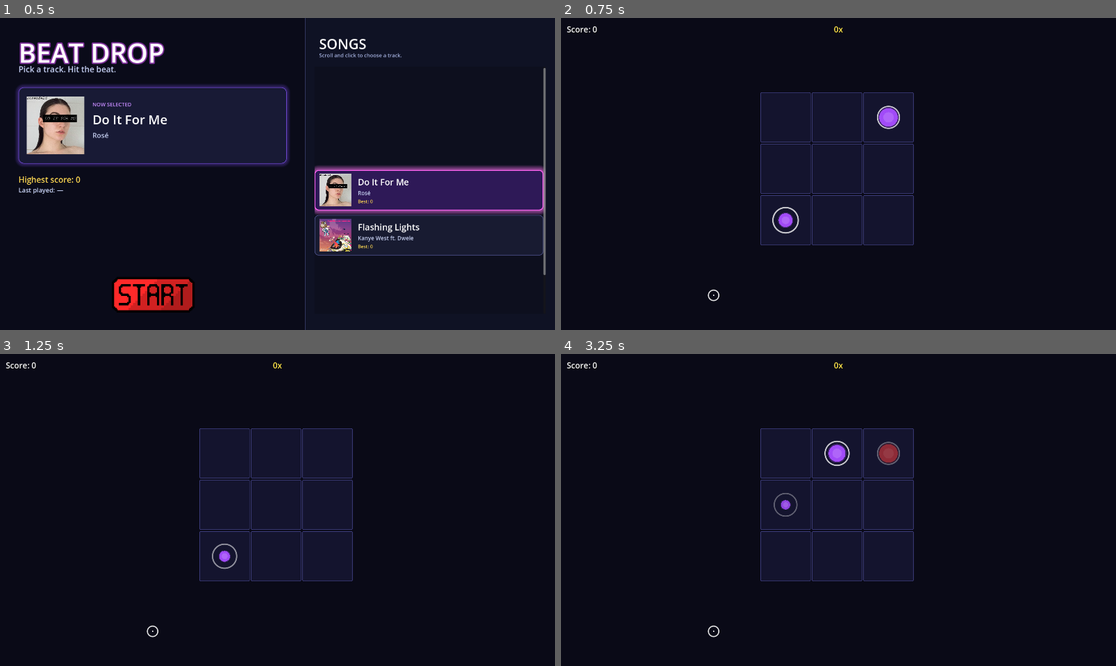
Above: before the commit, frames 1-4 (two rows, left to right).
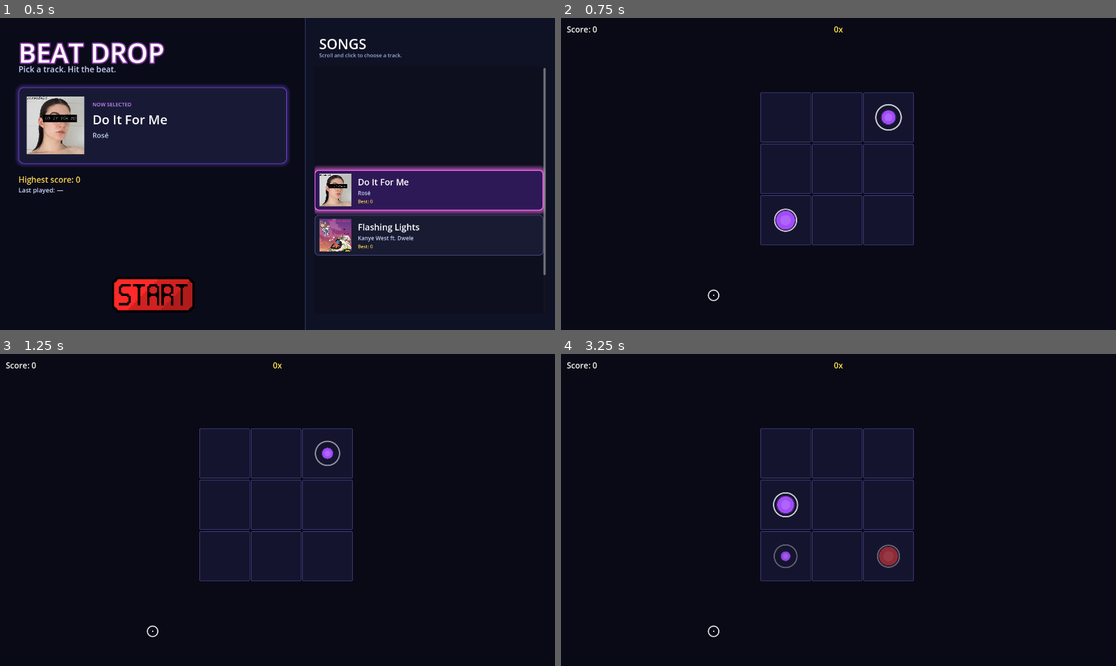
Above: after the commit, the same moments.

Repository: aaron-sequeira/BeatDrop-CC26
Game: Godot game, scene res://menu.tscn
Two runs of this game, one before a commit and one after it. Both use one fixed random seed, a clock stepped at 60 frames per second and the inputs below. Sound files missing from this copy of the repository are replaced by a short silence.
Inputs (mouse positions are in pixels of both pictures, inside the frame that each line leads up to):
- Up to frame 1 (0.5 s): no input
- Up to frame 2 (0.75 s): click (716, 295) at 0.5 s
- Up to frame 3 (1.25 s): no input
- Up to frame 4 (3.25 s): move the mouse to (960, 494) at 1.27 s; click "Back to Home" at 2 s; click (716, 631) at 2.75 s

Frame 1 is identical in both runs. In frame 2, 0.5% of the frame differs, in the area x 38-62%, y 27-70%; in frame 3, 0.3%; in frame 4, 1.1%, in the area x 38-62%, y 27-69%.

Commit message:
changed algorithm for note spawning

Diff:
--- a/doitforme_full/doitforme.gd
+++ b/doitforme_full/doitforme.gd
@@ -137,14 +137,28 @@
 			last_t = float(t)
 	var result: Array = []
 	var last_cell := -1
+
+	# Shuffled queue: refill and re-shuffle when empty, never repeat across boundary
+	var queue: Array = []
+
 	for t in filtered:
-		var cell := randi() % 9
-		var tries := 0
-		while cell == last_cell and tries < 10:
-			cell = randi() % 9
-			tries += 1
+		if queue.is_empty():
+			queue = range(9)
+			queue.shuffle()
+			# If the first item in the new batch matches the last cell used, swap it
+			if queue[0] == last_cell:
+				# Find a different position to swap with
+				for i in range(1, queue.size()):
+					if queue[i] != last_cell:
+						var tmp = queue[0]
+						queue[0] = queue[i]
+						queue[i] = tmp
+						break
+
+		var cell: int = queue.pop_front()
 		last_cell = cell
 		result.append({ "time": t, "cell": cell })
+
 	print("[doitforme] %d notes loaded" % result.size())
 	return result
 
--- a/doitforme_full/doitforme.tscn
+++ b/doitforme_full/doitforme.tscn
@@ -19,50 +19,50 @@
 bg_color = Color(0, 0, 0, 0.7)
 
 [sub_resource type="StyleBoxFlat" id="StyleBoxFlat_endpanel"]
-bg_color = Color(0.10, 0.10, 0.20, 0.97)
+bg_color = Color(0.1, 0.1, 0.2, 0.97)
 border_width_left = 3
 border_width_top = 3
 border_width_right = 3
 border_width_bottom = 3
-border_color = Color(1.0, 0.38, 0.95, 0.9)
+border_color = Color(1, 0.38, 0.95, 0.9)
 corner_radius_top_left = 22
 corner_radius_top_right = 22
 corner_radius_bottom_right = 22
 corner_radius_bottom_left = 22
-shadow_color = Color(1.0, 0.4, 0.95, 0.55)
+shadow_color = Color(1, 0.4, 0.95, 0.55)
 shadow_size = 22
 
 [sub_resource type="StyleBoxFlat" id="StyleBoxFlat_btn_normal"]
-bg_color = Color(0.18, 0.10, 0.30, 1)
+bg_color = Color(0.18, 0.1, 0.3, 1)
 border_width_left = 2
 border_width_top = 2
 border_width_right = 2
 border_width_bottom = 2
-border_color = Color(0.85, 0.30, 1.0, 0.9)
+border_color = Color(0.85, 0.3, 1, 0.9)
 corner_radius_top_left = 12
 corner_radius_top_right = 12
 corner_radius_bottom_right = 12
 corner_radius_bottom_left = 12
 
-[sub_resource type="StyleBoxFlat" id="StyleBoxFlat_btn_hover"]
-bg_color = Color(0.32, 0.16, 0.50, 1)
+[sub_resource type="StyleBoxFlat" id="StyleBoxFlat_btn_pressed"]
+bg_color = Color(0.1, 0.06, 0.18, 1)
 border_width_left = 2
 border_width_top = 2
 border_width_right = 2
 border_width_bottom = 2
-border_color = Color(1.0, 0.45, 1.0, 1)
+border_color = Color(1, 0.45, 1, 1)
 corner_radius_top_left = 12
 corner_radius_top_right = 12
 corner_radius_bottom_right = 12
 corner_radius_bottom_left = 12
 
-[sub_resource type="StyleBoxFlat" id="StyleBoxFlat_btn_pressed"]
-bg_color = Color(0.10, 0.06, 0.18, 1)
+[sub_resource type="StyleBoxFlat" id="StyleBoxFlat_btn_hover"]
+bg_color = Color(0.32, 0.16, 0.5, 1)
 border_width_left = 2
 border_width_top = 2
 border_width_right = 2
 border_width_bottom = 2
-border_color = Color(1.0, 0.45, 1.0, 1)
+border_color = Color(1, 0.45, 1, 1)
 corner_radius_top_left = 12
 corner_radius_top_right = 12
 corner_radius_bottom_right = 12
@@ -173,25 +173,25 @@
 text = "0x"
 horizontal_alignment = 1
 
-[node name="Cursor" type="Node2D" parent="." unique_id=894509262]
-script = ExtResource("2_5gcv3")
-
-[node name="EndScreen" type="Control" parent="UI"]
+[node name="EndScreen" type="Control" parent="UI" unique_id=1531783050]
 visible = false
 layout_mode = 3
 anchors_preset = 15
 anchor_right = 1.0
 anchor_bottom = 1.0
-mouse_filter = 0
-
-[node name="Dim" type="Panel" parent="UI/EndScreen"]
+grow_horizontal = 2
+grow_vertical = 2
+
+[node name="Dim" type="Panel" parent="UI/EndScreen" unique_id=1224164692]
 layout_mode = 1
 anchors_preset = 15
 anchor_right = 1.0
 anchor_bottom = 1.0
+grow_horizontal = 2
+grow_vertical = 2
 theme_override_styles/panel = SubResource("StyleBoxFlat_dim")
 
-[node name="Panel" type="Panel" parent="UI/EndScreen"]
+[node name="Panel" type="Panel" parent="UI/EndScreen" unique_id=336775649]
 layout_mode = 1
 anchors_preset = 8
 anchor_left = 0.5
@@ -206,107 +206,112 @@
 grow_vertical = 2
 theme_override_styles/panel = SubResource("StyleBoxFlat_endpanel")
 
-[node name="Margin" type="MarginContainer" parent="UI/EndScreen/Panel"]
+[node name="Margin" type="MarginContainer" parent="UI/EndScreen/Panel" unique_id=63900469]
 layout_mode = 1
 anchors_preset = 15
 anchor_right = 1.0
 anchor_bottom = 1.0
+grow_horizontal = 2
+grow_vertical = 2
 theme_override_constants/margin_left = 36
 theme_override_constants/margin_top = 36
 theme_override_constants/margin_right = 36
 theme_override_constants/margin_bottom = 36
 
-[node name="VBox" type="VBoxContainer" parent="UI/EndScreen/Panel/Margin"]
+[node name="VBox" type="VBoxContainer" parent="UI/EndScreen/Panel/Margin" unique_id=426097337]
 layout_mode = 2
 theme_override_constants/separation = 14
 
-[node name="Title" type="Label" parent="UI/EndScreen/Panel/Margin/VBox"]
+[node name="Title" type="Label" parent="UI/EndScreen/Panel/Margin/VBox" unique_id=1793665402]
 layout_mode = 2
 theme_override_colors/font_color = Color(1, 1, 1, 1)
 theme_override_font_sizes/font_size = 48
 text = "Track Complete!"
 horizontal_alignment = 1
 
-[node name="Grade" type="Label" parent="UI/EndScreen/Panel/Margin/VBox"]
-layout_mode = 2
-theme_override_colors/font_color = Color(1.0, 0.82, 0.32, 1)
+[node name="Grade" type="Label" parent="UI/EndScreen/Panel/Margin/VBox" unique_id=74769614]
+layout_mode = 2
+theme_override_colors/font_color = Color(1, 0.82, 0.32, 1)
 theme_override_font_sizes/font_size = 56
 text = "Grade: —"
 horizontal_alignment = 1
 
-[node name="ScoreLabel" type="Label" parent="UI/EndScreen/Panel/Margin/VBox"]
+[node name="ScoreLabel" type="Label" parent="UI/EndScreen/Panel/Margin/VBox" unique_id=303871647]
 layout_mode = 2
 theme_override_colors/font_color = Color(1, 1, 1, 1)
 theme_override_font_sizes/font_size = 36
 text = "Score: 0"
 horizontal_alignment = 1
 
-[node name="Accuracy" type="Label" parent="UI/EndScreen/Panel/Margin/VBox"]
+[node name="Accuracy" type="Label" parent="UI/EndScreen/Panel/Margin/VBox" unique_id=328608946]
 layout_mode = 2
 theme_override_colors/font_color = Color(0.85, 0.85, 0.95, 1)
 theme_override_font_sizes/font_size = 26
 text = "Accuracy: 0.0%"
 horizontal_alignment = 1
 
-[node name="Stats" type="HBoxContainer" parent="UI/EndScreen/Panel/Margin/VBox"]
-layout_mode = 2
+[node name="Stats" type="HBoxContainer" parent="UI/EndScreen/Panel/Margin/VBox" unique_id=657468909]
+layout_mode = 2
+theme_override_constants/separation = 28
 alignment = 1
-theme_override_constants/separation = 28
-
-[node name="Perfect" type="Label" parent="UI/EndScreen/Panel/Margin/VBox/Stats"]
-layout_mode = 2
-theme_override_colors/font_color = Color(0.30, 0.85, 1.0, 1)
+
+[node name="Perfect" type="Label" parent="UI/EndScreen/Panel/Margin/VBox/Stats" unique_id=48581802]
+layout_mode = 2
+theme_override_colors/font_color = Color(0.3, 0.85, 1, 1)
 theme_override_font_sizes/font_size = 22
 text = "Perfect: 0"
 
-[node name="Good" type="Label" parent="UI/EndScreen/Panel/Margin/VBox/Stats"]
-layout_mode = 2
-theme_override_colors/font_color = Color(1.0, 0.95, 0.30, 1)
+[node name="Good" type="Label" parent="UI/EndScreen/Panel/Margin/VBox/Stats" unique_id=1702825978]
+layout_mode = 2
+theme_override_colors/font_color = Color(1, 0.95, 0.3, 1)
 theme_override_font_sizes/font_size = 22
 text = "Good: 0"
 
-[node name="Miss" type="Label" parent="UI/EndScreen/Panel/Margin/VBox/Stats"]
-layout_mode = 2
-theme_override_colors/font_color = Color(1.0, 0.32, 0.32, 1)
+[node name="Miss" type="Label" parent="UI/EndScreen/Panel/Margin/VBox/Stats" unique_id=72912972]
+layout_mode = 2
+theme_override_colors/font_color = Color(1, 0.32, 0.32, 1)
 theme_override_font_sizes/font_size = 22
 text = "Miss: 0"
 
-[node name="MaxCombo" type="Label" parent="UI/EndScreen/Panel/Margin/VBox"]
+[node name="MaxCombo" type="Label" parent="UI/EndScreen/Panel/Margin/VBox" unique_id=1614937195]
 layout_mode = 2
 theme_override_colors/font_color = Color(0.78, 0.82, 0.95, 1)
 theme_override_font_sizes/font_size = 22
 text = "Max Combo: 0x"
 horizontal_alignment = 1
 
-[node name="NewBest" type="Label" parent="UI/EndScreen/Panel/Margin/VBox"]
+[node name="NewBest" type="Label" parent="UI/EndScreen/Panel/Margin/VBox" unique_id=284422623]
 visible = false
 layout_mode = 2
-theme_override_colors/font_color = Color(1.0, 0.55, 1.0, 1)
+theme_override_colors/font_color = Color(1, 0.55, 1, 1)
 theme_override_font_sizes/font_size = 24
 text = "★ New Best!"
 horizontal_alignment = 1
 
-[node name="Buttons" type="HBoxContainer" parent="UI/EndScreen/Panel/Margin/VBox"]
-layout_mode = 2
+[node name="Buttons" type="HBoxContainer" parent="UI/EndScreen/Panel/Margin/VBox" unique_id=1420079671]
+layout_mode = 2
+theme_override_constants/separation = 24
 alignment = 1
-theme_override_constants/separation = 24
-
-[node name="RetryButton" type="Button" parent="UI/EndScreen/Panel/Margin/VBox/Buttons"]
+
+[node name="RetryButton" type="Button" parent="UI/EndScreen/Panel/Margin/VBox/Buttons" unique_id=1706488418]
 custom_minimum_size = Vector2(220, 56)
 layout_mode = 2
 focus_mode = 0
 theme_override_font_sizes/font_size = 22
 theme_override_styles/normal = SubResource("StyleBoxFlat_btn_normal")
+theme_override_styles/pressed = SubResource("StyleBoxFlat_btn_pressed")
 theme_override_styles/hover = SubResource("StyleBoxFlat_btn_hover")
+text = "Play Again"
+
+[node name="MenuButton" type="Button" parent="UI/EndScreen/Panel/Margin/VBox/Buttons" unique_id=277194683]
+custom_minimum_size = Vector2(220, 56)
+layout_mode = 2
+focus_mode = 0
+theme_override_font_sizes/font_size = 22
+theme_override_styles/normal = SubResource("StyleBoxFlat_btn_normal")
 theme_override_styles/pressed = SubResource("StyleBoxFlat_btn_pressed")
-text = "Play Again"
-
-[node name="MenuButton" type="Button" parent="UI/EndScreen/Panel/Margin/VBox/Buttons"]
-custom_minimum_size = Vector2(220, 56)
-layout_mode = 2
-focus_mode = 0
-theme_override_font_sizes/font_size = 22
-theme_override_styles/normal = SubResource("StyleBoxFlat_btn_normal")
 theme_override_styles/hover = SubResource("StyleBoxFlat_btn_hover")
-theme_override_styles/pressed = SubResource("StyleBoxFlat_btn_pressed")
 text = "Back to Home"
+
+[node name="Cursor" type="Node2D" parent="." unique_id=894509262]
+script = ExtResource("2_5gcv3")
Not shown, added: README.md
